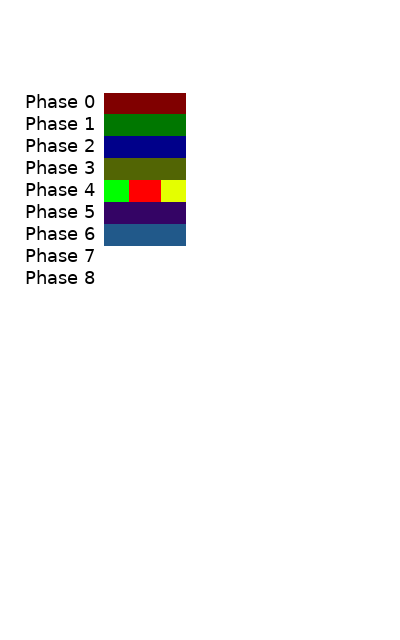
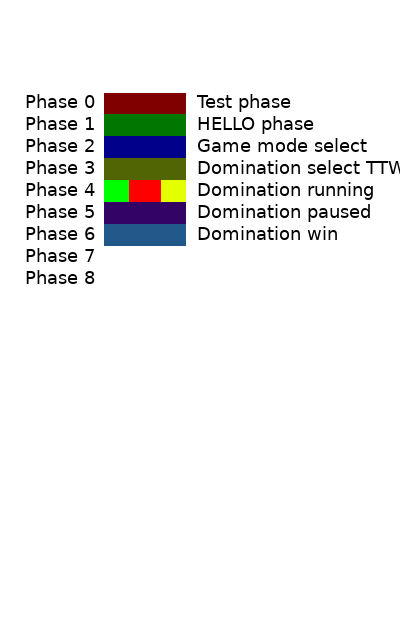
Layer changes from the first 400px x 640px image to the second:
renamed "Phase 0 ..." to "Phase 0 Test p...", painted on it over [196, 94, 400, 240]
